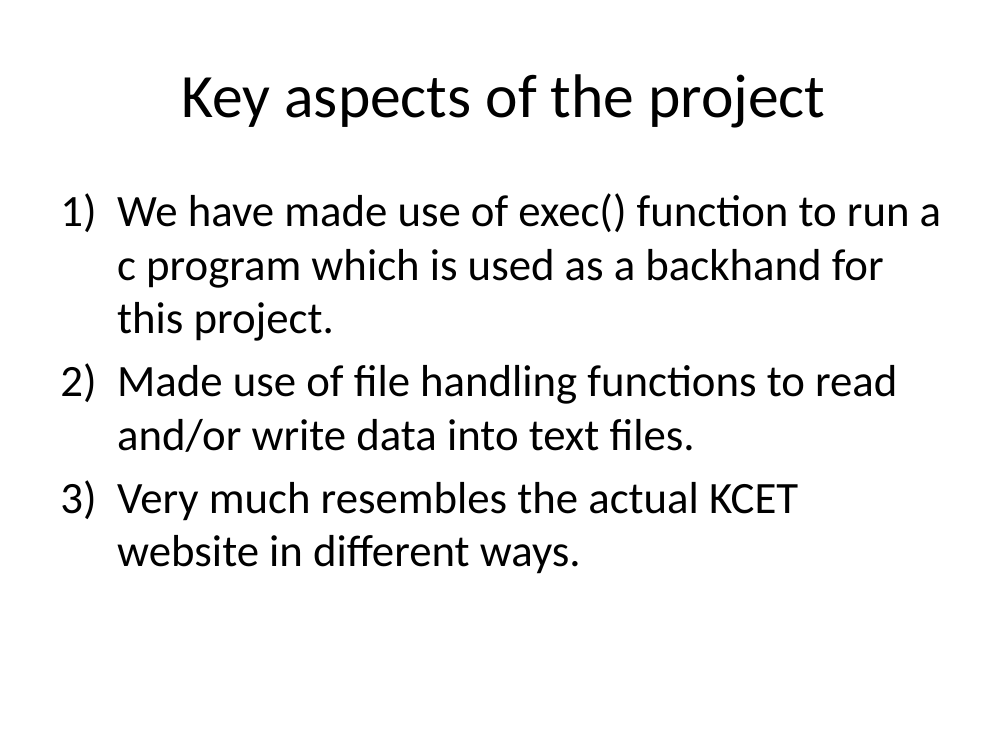
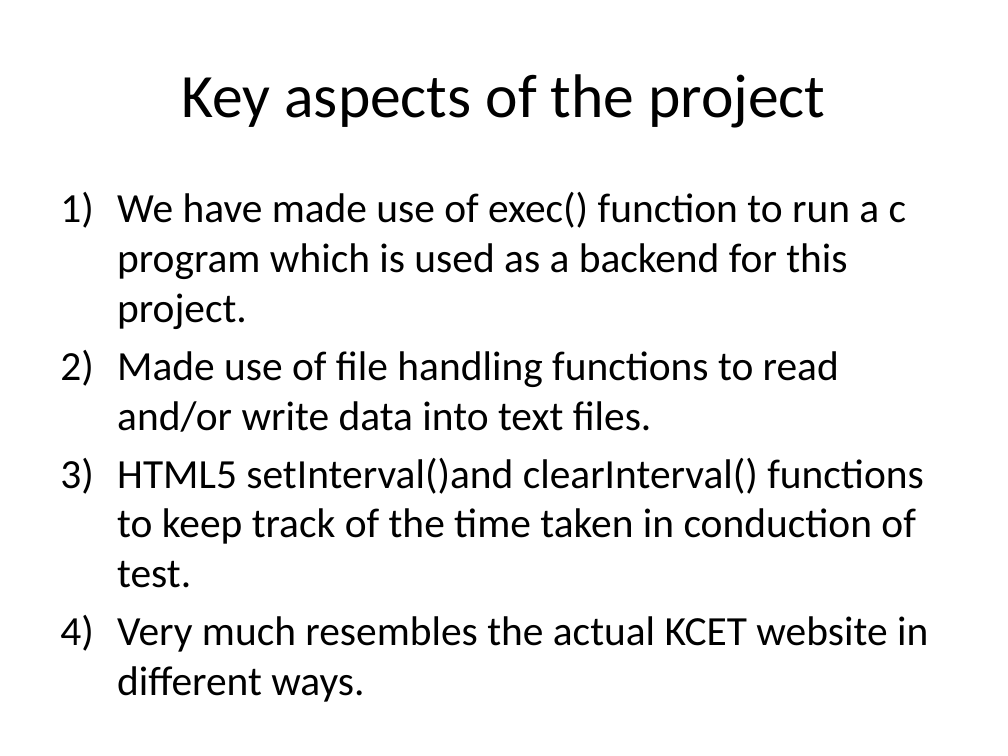
Before and after one commit to lokesh-kumar-t-n/Web-technology-mini-project, a slide deck: slide 5 of main project/presentation.pptx. Drawn at 1008x756 pixels with LibreOffice and Linux fonts; fonts in the diff are those of the drawing. Boxes give left, top, right and bottom in pixels: in the first picture for what was removed or moved away, otherwise in the second. Text is boxed around its words. In the diff, an @@ line names an element or a change of style, - is before the commit and + after.

```diff
--- a/main project/presentation.pptx
+++ b/main project/presentation.pptx
@@ text at (117, 192, 906, 329): text changed; size 32 to 29.6 pt @@
-1) We have made use of exec() function to run a c program which is used as a backhand for this project.
+1) We have made use of exec() function to run a c program which is used as a backend for this project.
@@ text at (117, 351, 928, 696): size 32 to 29.6 pt in "Made use of file handling functions to ...", "Very much resembles the actual KCET website ..." @@
@@ text at (117, 458, 924, 588): paragraph added @@
+3) HTML5 setInterval()and clearInterval() functions to keep track of the time taken in conduction of test.
```
Also in this commit, not shown: 1 other slide changed, 1 slide added, 1 other file.
